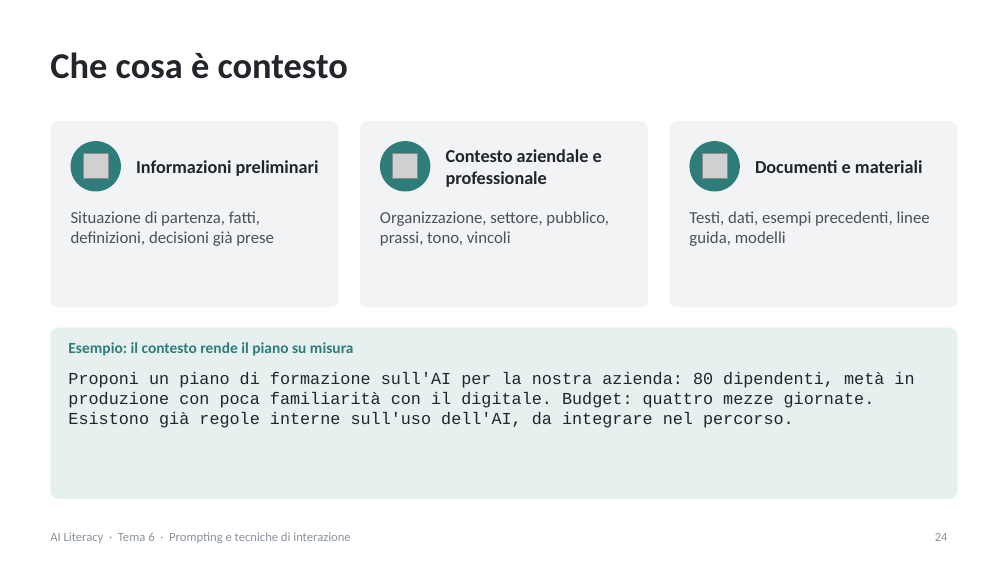
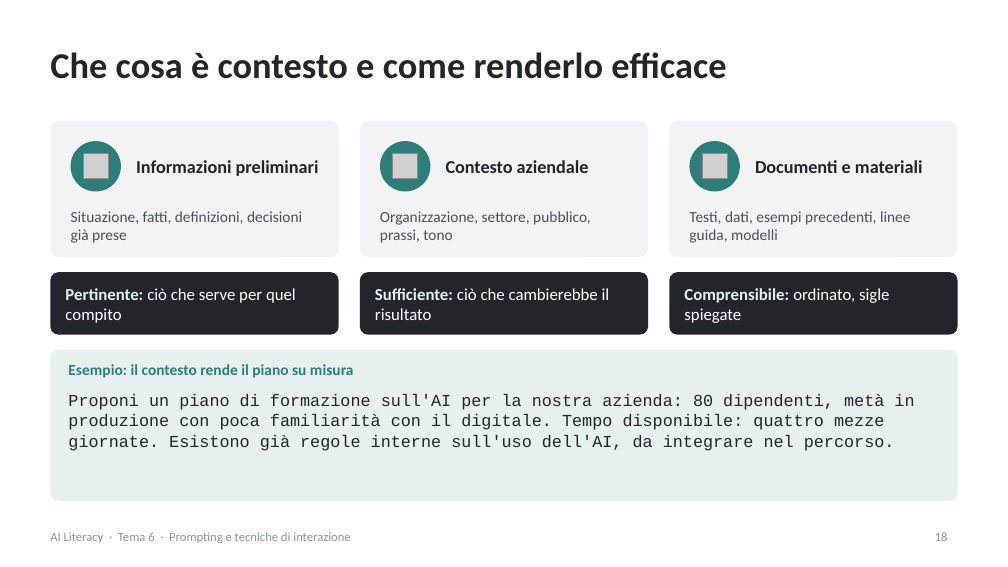
Before and after one commit to NetAi-IT/Formazione-AI-Literacy-Official, a slide deck: slide 18 of Base/Tema6_Prompting_tecniche_interazione.pptx (slide 24 before the commit). Drawn at 1008x567 pixels with LibreOffice and Linux fonts; fonts in the diff are those of the drawing; grey boxes stand for pictures. Boxes give left, top, right and bottom in pixels: in the first picture for what was removed or moved away, otherwise in the second. Text is boxed around its words. In the diff, an @@ line names an element or a change of style, - is before the commit and + after.

```diff
--- a/Base/Tema6_Prompting_tecniche_interazione.pptx
+++ b/Base/Tema6_Prompting_tecniche_interazione.pptx
@@ title at [50, 52, 726, 79]: text changed @@
-Che cosa è contesto
+Che cosa è contesto e come renderlo efficace
@@ rounded rectangle: place and size @@
-rounded rectangle at [50, 121, 339, 307]
+rounded rectangle at [50, 121, 339, 257]
@@ rounded rectangle: place and size @@
-rounded rectangle at [360, 121, 648, 307]
+rounded rectangle at [360, 121, 648, 257]
@@ rounded rectangle: place and size @@
-rounded rectangle at [669, 121, 958, 307]
+rounded rectangle at [669, 121, 958, 257]
@@ text at [446, 160, 589, 173]: text changed @@
-Contesto aziendale e professionale
+Contesto aziendale
@@ text "Testi, dati, esempi precedenti, linee ..." at [689, 211, 911, 243]: size 12 to 11 pt @@
@@ text at [71, 211, 302, 243]: text changed; size 12 to 11 pt @@
-Situazione di partenza, fatti, definizioni, decisioni già prese
+Situazione, fatti, definizioni, decisioni già prese
@@ text at [380, 211, 591, 243]: text changed; size 12 to 11 pt @@
-Organizzazione, settore, pubblico, prassi, tono, vincoli
+Organizzazione, settore, pubblico, prassi, tono
@@ rounded rectangle added at [50, 272, 339, 335], fill #22262B @@
@@ text added at [65, 288, 296, 323], 12 pt, text #FFFFFF @@
+Pertinente: ciò che serve per quel compito
@@ rounded rectangle added at [360, 272, 648, 335], fill #22262B @@
@@ text added at [375, 288, 610, 320], 12 pt, text #FFFFFF @@
+Sufficiente: ciò che cambierebbe il risultato
@@ rounded rectangle added at [669, 272, 958, 335], fill #22262B @@
@@ text added at [684, 288, 889, 323], 12 pt, text #FFFFFF @@
+Comprensibile: ordinato, sigle spiegate
@@ proportions changed in 4 elements at [50, 121, 339, 257], [360, 121, 648, 257], [669, 121, 958, 257], [50, 350, 958, 501] @@
@@ rounded rectangle: place and size @@
-rounded rectangle at [50, 328, 958, 499]
+rounded rectangle at [50, 350, 958, 501]
@@ text "Esempio: il contesto rende il ...": place and size @@
-text "Esempio: il contesto rende il ..." at [68, 342, 353, 356]
+text "Esempio: il contesto rende il ..." at [68, 364, 353, 378]
@@ text at [68, 394, 914, 451]: text changed @@
-Proponi un piano di formazione sull'AI per la nostra azienda: 80 dipendenti, metà in produzione con poca familiarità con il digitale. Budget: quattro mezze giornate. Esistono già regole interne sull'uso dell'AI, da integrare nel percorso.
+Proponi un piano di formazione sull'AI per la nostra azienda: 80 dipendenti, metà in produzione con poca familiarità con il digitale. Tempo disponibile: quattro mezze giornate. Esistono già regole interne sull'uso dell'AI, da integrare nel percorso.
@@ page number at [935, 532, 948, 541]: text changed @@
-24
+18
```
Also in this commit, not shown: 37 other slides changed, 11 slides added, 28 slides removed, 11 other files.
